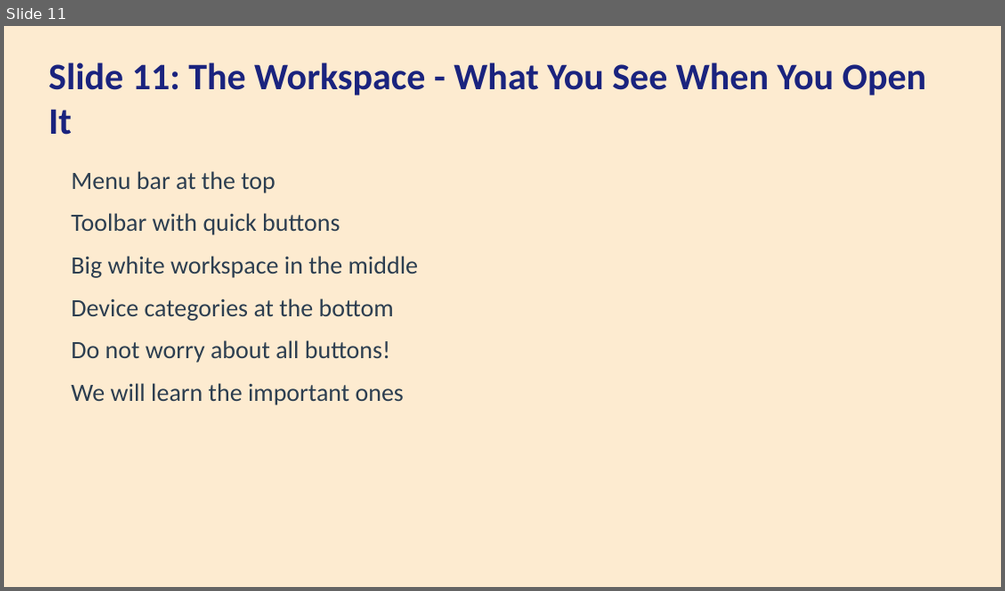
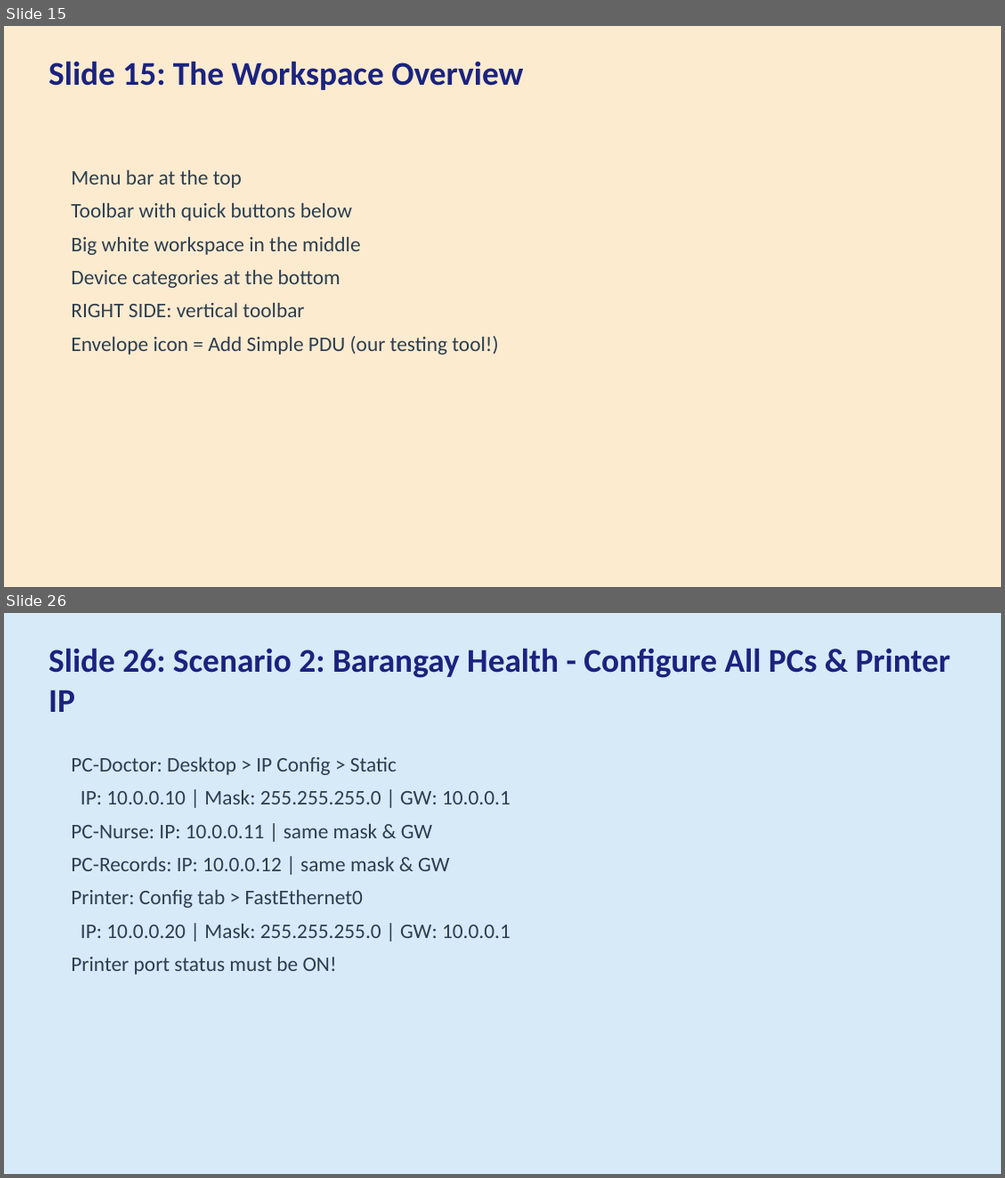
Before and after one commit to lavagunzspray520/Cisco-Packet-Tracer-Project-VIdeo2, a slide deck: webinar/Cisco_Packet_Tracer_Presentation.pptx. Shown one above the other, each under a label of ours: slide 11 before the commit, slides 15 and 26 after it; the slides between them are not shown. The pictures are 1005x591 and 1005x1178 pixels, drawn with LibreOffice and Linux fonts; fonts in the diff are those of the drawing. Boxes give left, top, right and bottom in pixels: in the first picture for what was removed or moved away, otherwise in the second. Text is boxed around its words. In the diff, an @@ line names an element or a change of style, - is before the commit and + after.

Commit message:
feat: expand to 60 slides with detailed IP placement and Add Simple PDU testing
Key changes:
- Expanded from 40 to 60 slides
- All IP configuration uses GUI only (Desktop/Config tabs)
- NO terminal, NO CLI, NO Command Prompt for any operation
- All connectivity testing uses Add Simple PDU (mailbox/envelope icon)
- 6 Philippine scenarios with full step-by-step IP placement:
  1. Manila School Lab (4 PCs + Router + Switch)
  2. Barangay Health Center (3 PCs + Printer)
  3. Sari-Sari Store POS (Wired + Wireless)
  4. Cebu University (TWO networks + inter-network routing)
  5. Davao Government Office (Public + Private zones)
  6. Pisonet Internet Cafe (6 PCs + Server)
- Each scenario includes: overview, IP plan table, device placement,
  router/PC/server configuration steps, PDU testing, troubleshooting
- Common mistakes section with troubleshooting checklist

```diff
--- a/webinar/Cisco_Packet_Tracer_Presentation.pptx
+++ b/webinar/Cisco_Packet_Tracer_Presentation.pptx
@@ slide 26 added at (4, 613, 1001, 1174), background #D6EAF8 @@
@@ text added at (48, 648, 951, 712), 32 pt, text #1A237E, bold @@
+Slide 26: Scenario 2: Barangay Health - Configure All PCs & Printer IP
@@ text added at (71, 757, 510, 974), 20 pt, text #2C3E50 @@
+PC-Doctor: Desktop > IP Config > Static
+IP: 10.0.0.10 | Mask: 255.255.255.0 | GW: 10.0.0.1
+PC-Nurse: IP: 10.0.0.11 | same mask & GW
+PC-Records: IP: 10.0.0.12 | same mask & GW
+Printer: Config tab > FastEthernet0
+IP: 10.0.0.20 | Mask: 255.255.255.0 | GW: 10.0.0.1
+Printer port status must be ON!
@@ what was slide 11 is now slide 15 @@
@@ slide 15 changed as well @@
@@ text at (48, 61, 523, 90): text changed; size 36 to 32 pt @@
-Slide 11: The Workspace - What You See When You Open It
+Slide 15: The Workspace Overview
@@ text at (71, 169, 361, 288): size 24 to 20 pt in "Menu bar at the top", "Big white workspace in the middle", "Device categories at the bottom"; less space between paragraphs @@
@@ text at (71, 202, 352, 221): text changed; size 24 to 20 pt @@
-Toolbar with quick buttons
+Toolbar with quick buttons below
@@ text at (71, 302, 498, 354): text changed; size 24 to 20 pt @@
-Do not worry about all buttons!
-We will learn the important ones
+RIGHT SIDE: vertical toolbar
+Envelope icon = Add Simple PDU (our testing tool!)
```
Also in this commit, not shown: 9 other slides changed, 49 other slides added, 30 slides removed, 2 other files.
